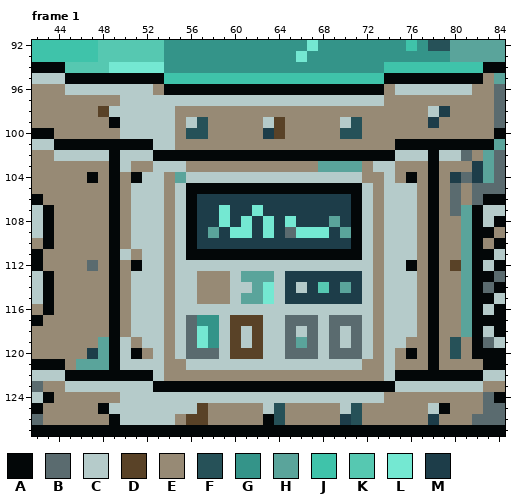
Pixel-art file -- game/public/assets/sprites/prop_lab_bio_01.ase. The picture above was drawn from the file before the commit.
128x128 pixels, 4 frames. Colours within 5 levels of each other are drawn and written as one. Shown: frame 1: x 42..84, y 92..127. The commit also changed other frames or places, which this record leaves out.
Visible layers, top first: "Layer 2" overlay, "Layer".
Palette (. is transparent): A #030708  B #5a6b6f  C #b5cbca  D #594227  E #978a75  F #265158  G #349489  H #5aa49b  J #3fc3aa  K #56c8b1  L #74e8d2  M #1d3d49
Pixels before, frame 1, first column x 42:
 92 JJJJJJKKKKKKGGGGGGGGGGGGGLGGGGGGGGJGFFHHHHH
 93 JJJJJJKKKKKKGGGGGGGGGGGGLGGGGGGGGGGGGGHHHHH
 94 AAAKKKKLLLLLGGGGGGGGGGGGGGGGGGGGJJJJJJJJJAA
 95 CCCAAAAAAAAAJJJJJJJJJJJJJJJJJJJJAAAAAAAAAEH
 96 EEECCCCCCCCEAAAAAAAAAAAAAAAAAAAAECCCCCCCEEB
 97 EEEEEEEECCCCCCCCCCCCCCCCCCCCCCCCEEEEEEEEEEB
 98 EEEEEEDCCCCCCEEEEEEEEEEEEEEEEEEEEEEECMEEEEB
 99 EEEEEEEACCCCCECFEEEEECDEEEEECFEEEEEEMEEEEEB
100 AAEEEEEECCCCCEFFEEEEEMDEEEEEFFEEEEEEEEEEEEA
101 CCAAAAAAAAACCEEEEEEEEEEEEEEEEEEEEAAAAAAAAAH
102 EECCCCCACCCAAAAAAAAAAAAAAAAAAAAAACCCACCBEHB
103 EEEEEEEACEECCCEEEEEEEEEEEEHHHHECCEEEAEEEMHB
104 EEEEEAEAEACCEHCCCCCCCCCCCCCCCCEECEAEAEMBMHB
105 EEEEEEEAECCCECAAAAAAAAAAAAAAAACECCCEAEBEBBB
106 AEEEEEEAECCCECAMMMMMMMMMMMMMMACECCCEAEBEBAA
107 CAEEEEEAECCCECAMMLMMLMMMMMMMMACECCCEAEBHACC
108 CAEEEEEAECCCECAMMLMLMLMLMMMHMACECCCEAEEHACA
109 CAEEEEEAECCCECAMHMLLMLMBLLLMHACECCCEAEEHAAE
110 EAEEEEEAECCCECAMMMMMMMMMMMMMMACECCCEAEEHAEA
111 AEEEEEEACECCECAAAAAAAAAAAAAAAACECCCEAEEHAAC
112 AEEEEBEAEACCECCCCCCCCCCCCCCCCCCECCAEAEDHACA
113 CAEEEEEAECCCECCEEECHHHCMMMMMMMCECCCEAEEHAAB
114 CAEEEEEAECCCECCEEECCHLCMCMKMHMCECCCEAEEHABA
115 CAEEEEEAECCCECCEEECHHLCMMMMMMMCECCCEAEEHAAC
116 EAEEEEEAECCCECCCCCCCCCCCCCCCCCCECCCEAEEHACA
117 AEEEEEEAECCCECBGGCDDDCCBBBCBBBCECCCEAEEHAAA
118 EEEEEEEAECCCECBLGCDCDCCBCBCBCBCECCCEAEEHACA
119 EEEEEEHACECCECBLGCDCDCCBHBCBCBCECCEEAEFEABC
120 EEEEEMHACAECECBBBCDDDCCBBBCBBBCECEAEAEFEAAA
121 AAAEHHHACCCCEECCCCCCCCCCCCCCCCEECEEEAEEEEAA
122 CCCAAAAAAAACEEEEEEEEEEEEEEEEEEEECAAAAAAAACC
123 BEECCCCCCCCAAAAAAAAAAAAAAAAAAAAAACCCCCCCCEE
124 CAEEEEEECCCCCCCCCCCCCCCCCCCCCCCCEEEEEEEEEBA
125 AEEEEEACCCCCCCCDEEEEECFEEEEECFEEEEEECAEEEBB
126 BEEEEEEACCCCCEDDEEEEEAFEEEEEMFEEEEEEMEEEBBB
127 AAAAAAAAAAAAAAAAAAAAAAAAAAAAAAAAAAAAAAAAAAA
The result:
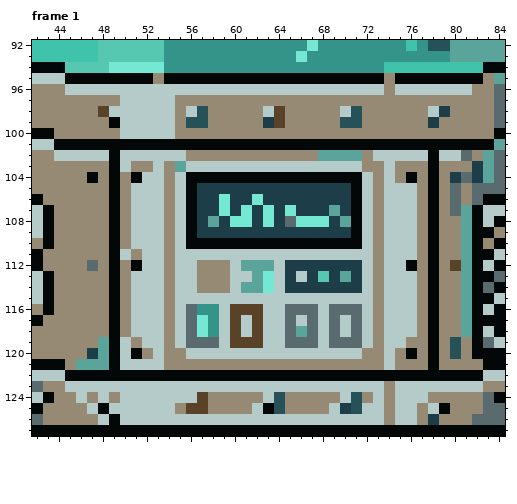
The exact change:
Changed rows in their new state; - is an unchanged pixel.
Frame 1, layer "Layer":
first column x 46:
 95 -------EAAAAAAAAAAAAAAAAAAAAE---
 96 -------CCCCCCCCCCCCCCCCCCCCC----
 97 ---------EEEEEEEEEEEEEEEEEEE----
 98 ----------CF-----CD-----CF------
 99 ----------F------M------F-------
100 ----------EE-----EE-----EE------
101 -------AAAAAAAAAAAAAAAAAAAAAA---
102 -------CCCEEEEEEEEEEEEHHHHECC---
103 --------EHCCCCCCCCCCCCCCCC-E----
104 ---------CAAAAAAAAAAAAAAAAC-----
105 -----------MMMMMMMMMMMMMM-------
106 -------------L--L---------------
107 ---------------LML-L---H--------
108 ------------HML----BLLLMH-------
109 ------------M-MM-M-MMMM-M-------
110 -----------AAAAAAAAAAAAAA-------
111 ----------CCCCCCCCCCCCCCCC------
112 -----------EEE-HHH-MMMMMMM------
113 ---------------C-L--C-K-H-------
114 ---------------H----M-M-M-------
115 -----------CCC-CCC-CCCCCCC------
116 ----------BGG-DDD--BBB-BBB------
117 -----------L---C----C---C-------
118 --------------------H-----------
119 -----------BB--D----B---B-------
120 ---------ECCC-CCC--CCC-CCCE-----
121 ----------EEEEEEEEEEEEEEEE------
122 -------AAAAAAAAAAAAAAAAAAAAAA---
123 -------CCCCCCCCCCCCCCCCCCCCCE---
124 C-C--------DEEEEE-FEEEEE-FE--CCC
125 -C-------ED-----CA-----CM-CC-CC-
126 --C------CCCCCCCCCCCCCCCCCCC-CC-
